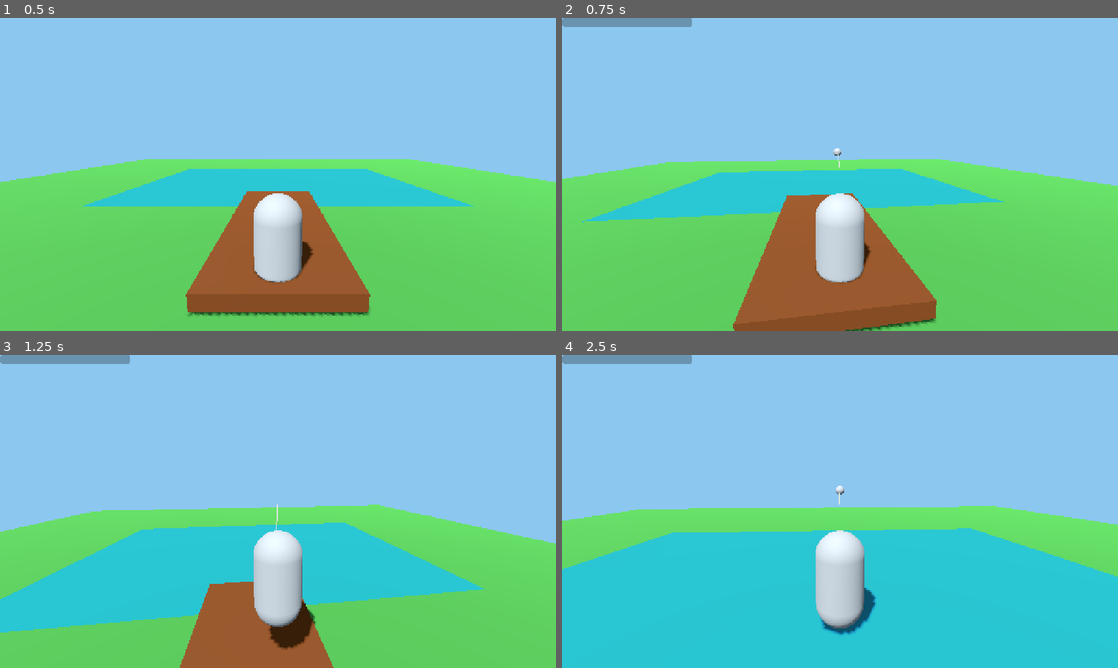
Above: before the commit, frames 1-4 (two rows, left to right).
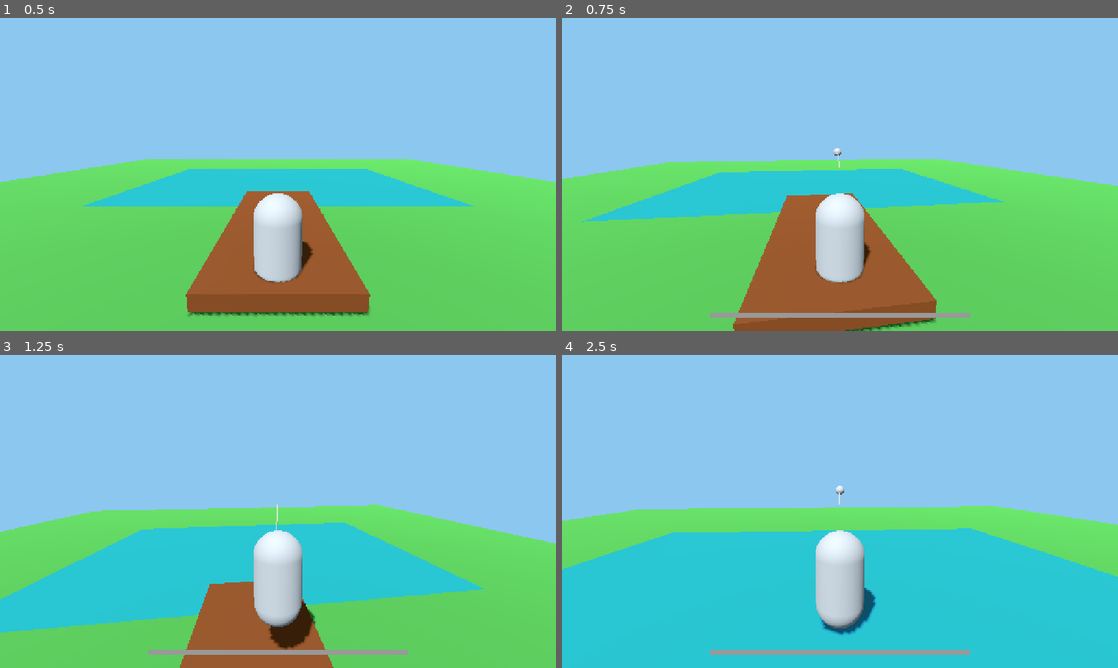
Above: after the commit, the same moments.

Repository: Comper123/FishingGame
Game: Godot game, scene res://scenes/main.tscn
The game is run twice, just before and just after one commit, with the same random seed, the same clock (stepped at 60 frames per second) and the same inputs.
Inputs (mouse positions are in pixels of both pictures, inside the frame that each line leads up to):
- Up to frame 1 (0.5 s): no input
- Up to frame 2 (0.75 s): tap Enter at 0.5 s; move the mouse to (867, 174) at 0.52 s; press the mouse at (867, 174) at 0.53 s; hold W (move_forward) from 0.53 s (still down)
- Up to frame 3 (1.25 s): keep holding W (move_forward); tap Space (jump) at 0.77 s
- Up to frame 4 (2.5 s): keep holding W (move_forward); move the mouse to (812, 511) at 1.27 s; release the mouse at (812, 511) at 1.28 s; click (812, 511) at 1.35 s; tap Space (jump) at 1.52 s; move the mouse to (851, 505) at 2.02 s; hold Right mouse button (reel_in) from 2.03 s (still down); click (851, 505) at 2.3 s

Frame 1 is identical in both runs. In frame 2, 1.4% of the frame differs, in the area x 0-74%, y 0-96%; in frame 3, 1.4%; in frame 4, 1.4%.

Commit message:
release: v0.2.3

Diff:
--- /dev/null
+++ b/data/fish/asp.tres
@@ -0,0 +1,14 @@
+[gd_resource type="Resource" script_class="FishData" format=3 uid="uid://kaemysvxxilv"]
+
+[ext_resource type="Script" uid="uid://chsqvsqyd5mik" path="res://scripts/data/fish_data.gd" id="1_nqsnp"]
+[ext_resource type="Texture2D" uid="uid://2togau4n5x2o" path="res://assets/fish/asp.png" id="1_ykqs1"]
+
+[resource]
+script = ExtResource("1_nqsnp")
+id = &"asp"
+display_name = "Жерех"
+description = "Быстрый и мощный речной хищник. Охотится у поверхности и считается непростой добычей для рыболова."
+icon = ExtResource("1_ykqs1")
+min_weight_kg = 0.3
+max_weight_kg = 12.0
+metadata/_custom_type_script = "uid://chsqvsqyd5mik"
--- /dev/null
+++ b/data/fish/bleak.tres
@@ -0,0 +1,14 @@
+[gd_resource type="Resource" script_class="FishData" format=3 uid="uid://nihefiyakjju"]
+
+[ext_resource type="Texture2D" uid="uid://dlten3jpuk1e" path="res://assets/fish/bleak.png" id="1_0iapb"]
+[ext_resource type="Script" uid="uid://chsqvsqyd5mik" path="res://scripts/data/fish_data.gd" id="1_on1ch"]
+
+[resource]
+script = ExtResource("1_on1ch")
+id = &"bleak"
+display_name = "Уклейка"
+description = "Маленькая и быстрая стайная рыба. Обычно держится возле поверхности воды и активно хватает лёгкую приманку."
+icon = ExtResource("1_0iapb")
+min_weight_kg = 0.02
+max_weight_kg = 0.2
+metadata/_custom_type_script = "uid://chsqvsqyd5mik"
--- /dev/null
+++ b/data/fish/common_bream.tres
@@ -0,0 +1,14 @@
+[gd_resource type="Resource" script_class="FishData" format=3 uid="uid://berfd4jmiafk2"]
+
+[ext_resource type="Texture2D" uid="uid://d0mc3u1d1dm0f" path="res://assets/fish/common_bream.png" id="1_86p4y"]
+[ext_resource type="Script" uid="uid://chsqvsqyd5mik" path="res://scripts/data/fish_data.gd" id="1_pba1f"]
+
+[resource]
+script = ExtResource("1_pba1f")
+id = &"common_bream"
+display_name = "Лещ"
+description = "Осторожная донная рыба с высоким плоским телом. Крупные особи способны оказать серьёзное сопротивление."
+icon = ExtResource("1_86p4y")
+min_weight_kg = 0.2
+max_weight_kg = 6.0
+metadata/_custom_type_script = "uid://chsqvsqyd5mik"
--- /dev/null
+++ b/data/fish/crucian_carp.tres
@@ -0,0 +1,14 @@
+[gd_resource type="Resource" script_class="FishData" format=3 uid="uid://2vs6iipyxvq2"]
+
+[ext_resource type="Texture2D" uid="uid://cvko4gddvy7wy" path="res://assets/fish/crucian_carp.png" id="1_ff7ce"]
+[ext_resource type="Script" uid="uid://chsqvsqyd5mik" path="res://scripts/data/fish_data.gd" id="1_yvh8x"]
+
+[resource]
+script = ExtResource("1_yvh8x")
+id = &"crucian_carp"
+display_name = "Карась"
+description = "Обычная пресноводная рыба."
+icon = ExtResource("1_ff7ce")
+min_weight_kg = 0.2
+max_weight_kg = 1.5
+metadata/_custom_type_script = "uid://chsqvsqyd5mik"
--- /dev/null
+++ b/data/fish/ide.tres
@@ -0,0 +1,14 @@
+[gd_resource type="Resource" script_class="FishData" format=3 uid="uid://x5171ad8mke7"]
+
+[ext_resource type="Script" uid="uid://chsqvsqyd5mik" path="res://scripts/data/fish_data.gd" id="1_5tgag"]
+[ext_resource type="Texture2D" uid="uid://cvt3hokts1aaa" path="res://assets/fish/ide.png" id="1_d25yk"]
+
+[resource]
+script = ExtResource("1_5tgag")
+id = &"ide"
+display_name = "Язь"
+description = "Сильная и осторожная всеядная рыба. Крупные особи предпочитают глубокие места и участки возле течения."
+icon = ExtResource("1_d25yk")
+min_weight_kg = 0.2
+max_weight_kg = 4.0
+metadata/_custom_type_script = "uid://chsqvsqyd5mik"
--- /dev/null
+++ b/data/fish/northern_pike.tres
@@ -0,0 +1,14 @@
+[gd_resource type="Resource" script_class="FishData" format=3 uid="uid://cq1mp82dvk0pg"]
+
+[ext_resource type="Texture2D" uid="uid://jouv08cmmorm" path="res://assets/fish/northern_pike.png" id="1_7qj5e"]
+[ext_resource type="Script" uid="uid://chsqvsqyd5mik" path="res://scripts/data/fish_data.gd" id="1_57gsp"]
+
+[resource]
+script = ExtResource("1_57gsp")
+id = &"northern_pike"
+display_name = "Щука"
+description = "Крупный засадный хищник с острыми зубами. Для её ловли потребуется прочная леска и надёжная снасть."
+icon = ExtResource("1_7qj5e")
+min_weight_kg = 0.3
+max_weight_kg = 21.0
+metadata/_custom_type_script = "uid://chsqvsqyd5mik"
--- /dev/null
+++ b/data/fish/perch.tres
@@ -0,0 +1,14 @@
+[gd_resource type="Resource" script_class="FishData" format=3 uid="uid://bj7lic2t7x1hx"]
+
+[ext_resource type="Texture2D" uid="uid://bplxy705mkjhr" path="res://assets/fish/perch.png" id="1_lrwkk"]
+[ext_resource type="Script" uid="uid://chsqvsqyd5mik" path="res://scripts/data/fish_data.gd" id="1_r86lb"]
+
+[resource]
+script = ExtResource("1_r86lb")
+id = &"perch"
+display_name = "Окунь"
+description = "Полосатый пресноводный хищник. Часто держится возле растительности, коряг и других укрытий."
+icon = ExtResource("1_lrwkk")
+min_weight_kg = 0.15
+max_weight_kg = 2.0
+metadata/_custom_type_script = "uid://chsqvsqyd5mik"
--- /dev/null
+++ b/data/fish/roach.tres
@@ -0,0 +1,14 @@
+[gd_resource type="Resource" script_class="FishData" format=3 uid="uid://b2mxq4mtoej0h"]
+
+[ext_resource type="Texture2D" uid="uid://c4yyixok7r1nh" path="res://assets/fish/roach.png" id="1_etc6q"]
+[ext_resource type="Script" uid="uid://chsqvsqyd5mik" path="res://scripts/data/fish_data.gd" id="1_jdgah"]
+
+[resource]
+script = ExtResource("1_jdgah")
+id = &"roach"
+display_name = "Плотва"
+description = "Распространённая стайная рыба. Обитает в озёрах и реках со спокойным или умеренным течением."
+icon = ExtResource("1_etc6q")
+min_weight_kg = 0.05
+max_weight_kg = 1.5
+metadata/_custom_type_script = "uid://chsqvsqyd5mik"
--- /dev/null
+++ b/data/fish/ruffe.tres
@@ -0,0 +1,14 @@
+[gd_resource type="Resource" script_class="FishData" format=3 uid="uid://cbcstjlb3aidd"]
+
+[ext_resource type="Script" uid="uid://chsqvsqyd5mik" path="res://scripts/data/fish_data.gd" id="1_civj8"]
+[ext_resource type="Texture2D" uid="uid://b243ddon14h8n" path="res://assets/fish/ruffe.png" id="1_hl3o0"]
+
+[resource]
+script = ExtResource("1_civj8")
+id = &"ruffe"
+display_name = "Ёрш"
+description = "Небольшая донная рыба с колючим спинным плавником. Часто встречается на глубине и в затенённых местах."
+icon = ExtResource("1_hl3o0")
+min_weight_kg = 0.02
+max_weight_kg = 0.4
+metadata/_custom_type_script = "uid://chsqvsqyd5mik"
--- /dev/null
+++ b/data/fish/white_bream.tres
@@ -0,0 +1,14 @@
+[gd_resource type="Resource" script_class="FishData" format=3 uid="uid://deb0qxklktfn0"]
+
+[ext_resource type="Script" uid="uid://chsqvsqyd5mik" path="res://scripts/data/fish_data.gd" id="1_uucwy"]
+[ext_resource type="Texture2D" uid="uid://ckg7k3qinpb4n" path="res://assets/fish/white_bream.png" id="2_icon"]
+
+[resource]
+script = ExtResource("1_uucwy")
+id = &"white_bream"
+display_name = "Густера"
+description = "Стайная рыба, внешне напоминающая молодого леща. Предпочитает спокойные участки водоёма."
+icon = ExtResource("2_icon")
+min_weight_kg = 0.05
+max_weight_kg = 1.2
+metadata/_custom_type_script = "uid://chsqvsqyd5mik"
--- a/scenes/player.tscn
+++ b/scenes/player.tscn
@@ -14,6 +14,12 @@
 
 [sub_resource type="StyleBoxFlat" id="StyleBoxFlat_qlg0r"]
 bg_color = Color(0.2044166, 0.19769421, 0.1808894, 1)
+
+[sub_resource type="StyleBoxFlat" id="StyleBoxFlat_smehm"]
+corner_detail = 1
+
+[sub_resource type="StyleBoxFlat" id="StyleBoxFlat_fjrip"]
+corner_detail = 1
 
 [node name="Player" type="CharacterBody3D" unique_id=1836711902]
 script = ExtResource("1_3vyb7")
@@ -122,8 +128,19 @@
 
 [node name="TensionBar" type="ProgressBar" parent="HUD" unique_id=1277386736]
 visible = false
+anchors_preset = 7
+anchor_left = 0.5
+anchor_top = 1.0
+anchor_right = 0.5
+anchor_bottom = 1.0
+offset_left = -300.0
+offset_top = -40.0
 offset_right = 300.0
-offset_bottom = 20.0
+offset_bottom = -30.0
+grow_horizontal = 2
+grow_vertical = 0
+theme_override_styles/background = SubResource("StyleBoxFlat_smehm")
+theme_override_styles/fill = SubResource("StyleBoxFlat_fjrip")
 show_percentage = false
 
 [node name="FishingInventory" type="Node" parent="." unique_id=722294027]
--- a/scripts/data/fish_catalog.gd
+++ b/scripts/data/fish_catalog.gd
@@ -1,79 +1,19 @@
 class_name FishCatalog
 extends RefCounted
 
-const FISH_TYPES := [
-	{
-		"id": "crucian_carp",
-		"name": "Карась",
-		"icon": preload("res://assets/fish/crucian_carp.png"),
-		"min_weight": 0.2,
-		"max_weight": 1.5
-	},
-	{
-		"id": "perch",
-		"name": "Окунь",
-		"icon": preload("res://assets/fish/perch.png"),
-		"min_weight": 0.15,
-		"max_weight": 2.0
-	},
-	{
-		"id": "northern_pike",
-		"name": "Щука",
-		"icon": preload("res://assets/fish/northern_pike.png"),
-		"min_weight": 1.0,
-		"max_weight": 7.0
-	},
-	{
-		"id": "roach",
-		"name": "Плотва",
-		"icon": preload("res://assets/fish/roach.png"),
-		"min_weight": 0.05,
-		"max_weight": 1.5
-	},
-	{
-		"id": "common_bream",
-		"name": "Лещ",
-		"icon": preload("res://assets/fish/common_bream.png"),
-		"min_weight": 0.2,
-		"max_weight": 6.0
-	},
-	{
-		"id": "ruffe",
-		"name": "Ёрш",
-		"icon": preload("res://assets/fish/ruffe.png"),
-		"min_weight": 0.02,
-		"max_weight": 0.4
-	},
-	{
-		"id": "white_bream",
-		"name": "Густера",
-		"icon": preload("res://assets/fish/white_bream.png"),
-		"min_weight": 0.05,
-		"max_weight": 1.2
-	},
-	{
-		"id": "bleak",
-		"name": "Уклейка",
-		"icon": preload("res://assets/fish/bleak.png"),
-		"min_weight": 0.02,
-		"max_weight": 0.2
-	},
-	{
-		"id": "ide",
-		"name": "Язь",
-		"icon": preload("res://assets/fish/ide.png"),
-		"min_weight": 0.2,
-		"max_weight": 4.0
-	},
-	{
-		"id": "asp",
-		"name": "Жерех",
-		"icon": preload("res://assets/fish/asp.png"),
-		"min_weight": 0.3,
-		"max_weight": 12.0
-	},
+const FISH_TYPES: Array[FishData] = [
+	preload("res://data/fish/crucian_carp.tres"),
+	preload("res://data/fish/perch.tres"),
+	preload("res://data/fish/northern_pike.tres"),
+	preload("res://data/fish/roach.tres"),
+	preload("res://data/fish/common_bream.tres"),
+	preload("res://data/fish/ruffe.tres"),
+	preload("res://data/fish/white_bream.tres"),
+	preload("res://data/fish/bleak.tres"),
+	preload("res://data/fish/ide.tres"),
+	preload("res://data/fish/asp.tres"),
 ]
 
 
-static func get_random_fish() -> Dictionary:
+static func get_random_fish() -> FishData:
 	return FISH_TYPES.pick_random()
--- /dev/null
+++ b/scripts/data/fish_data.gd
@@ -0,0 +1,15 @@
+class_name FishData
+extends Resource
+
+
+@export var id: StringName
+@export var display_name: String
+@export_multiline var description: String
+
+@export var icon: Texture2D
+
+@export_range(0.001, 1000.0,  0.001, "or_greater")
+var min_weight_kg: float = 0.1
+
+@export_range(0.001, 1000.0, 0.001, "or_greater")
+var max_weight_kg: float = 1.0
--- a/scripts/player.gd
+++ b/scripts/player.gd
@@ -26,6 +26,8 @@
 var gravity: float = float(ProjectSettings.get_setting("physics/3d/default_gravity"))
 var is_gameplay_blocked: bool = false
 
+var tension_fill_style: StyleBoxFlat
+
 
 func _ready() -> void:
 	Input.mouse_mode = Input.MOUSE_MODE_CAPTURED
@@ -35,6 +37,14 @@
 	inventory_ui.inventory_closed.connect(_on_inventory_closed)
 	if starter_line != null:
 		fishing_loadout.equip_line(starter_line)
+
+	# Готовим прогресс бар нагрузки на леску
+	var original_style := tension_bar.get_theme_stylebox("fill")
+	if original_style is StyleBoxFlat:
+		tension_fill_style = original_style.duplicate() as StyleBoxFlat
+	else:
+		tension_fill_style = StyleBoxFlat.new()
+	tension_bar.add_theme_stylebox_override("fill", tension_fill_style)
 	tension_bar.hide()
 
 
@@ -133,12 +143,10 @@
 
 # Поимка рыбы
 func catch_fish() -> void:
-	var fish: Dictionary = FishCatalog.get_random_fish()
-
-	var fish_name := String(fish["name"])
-	var fish_weight := randf_range(float(fish["min_weight"]), float(fish["max_weight"]))
-	var fish_icon := fish["icon"] as Texture2D
-	var caught_fish := CaughtFish.new(fish_name, fish_weight, fish_icon)
+	var fish: FishData = FishCatalog.get_random_fish()
+
+	var fish_weight := randf_range(fish.min_weight_kg, fish.max_weight_kg)
+	var caught_fish := CaughtFish.new(fish.display_name, fish_weight, fish.icon)
 	var was_added := fishing_inventory.add_fish(caught_fish)
 	if was_added:
 		show_catch_message(caught_fish.species_name, caught_fish.weight)
@@ -180,9 +188,22 @@
 # Обновление индикатора натяжения лески
 func update_tension_ui() -> void:
 	if not is_instance_valid(current_bobber):
+		tension_bar.value = 0.0
 		tension_bar.hide()
-		tension_bar.value = 0.0
-		return
-	var tension_ratio := (current_bobber.get_tension_ratio())
-	tension_bar.value = clampf(tension_ratio * 100.0, 0.0, 100.0)
+		return
+	var tension_ratio := clampf(current_bobber.get_tension_ratio(), 0.0, 1.0)
+	tension_bar.value = tension_ratio * 100.0
+	update_tension_color(tension_ratio)
 	tension_bar.show()
+
+
+# Функция смены цвета индикатора натяжения
+func update_tension_color(tension_ratio: float) -> void:
+	if tension_fill_style == null:
+		return
+	if tension_ratio < 0.5:
+		tension_fill_style.bg_color = Color('#3FC56B')
+	elif tension_ratio < 0.8:
+		tension_fill_style.bg_color = Color('#F2C94C')
+	else:
+		tension_fill_style.bg_color = Color('#E5484D')
Binary file added: assets/equipment/lines/starter_mono_line-v2.png
Not shown, added: assets/equipment/lines/starter_mono_line-v2.png.import
Binary file added: assets/equipment/lines/starter_mono_line-v3.png
Not shown, added: assets/equipment/lines/starter_mono_line-v3.png.import
Not shown, added: scripts/data/fish_data.gd.uid
Not shown, changed: CHANGELOG.md
Not shown, changed: VERSION
